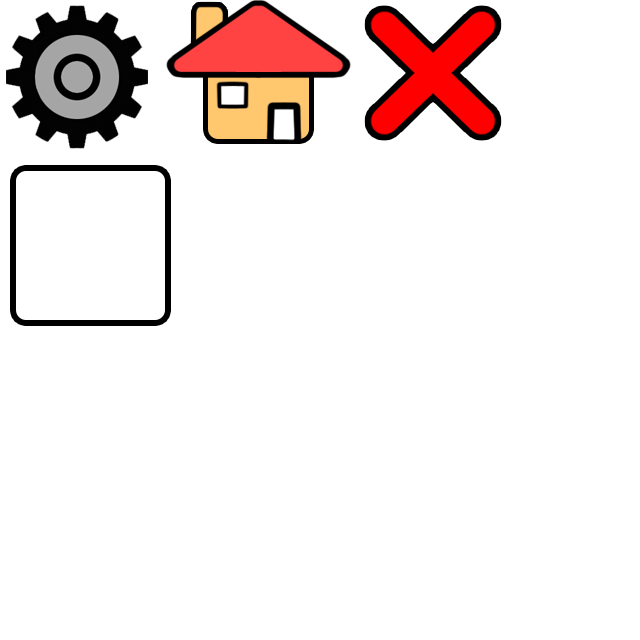
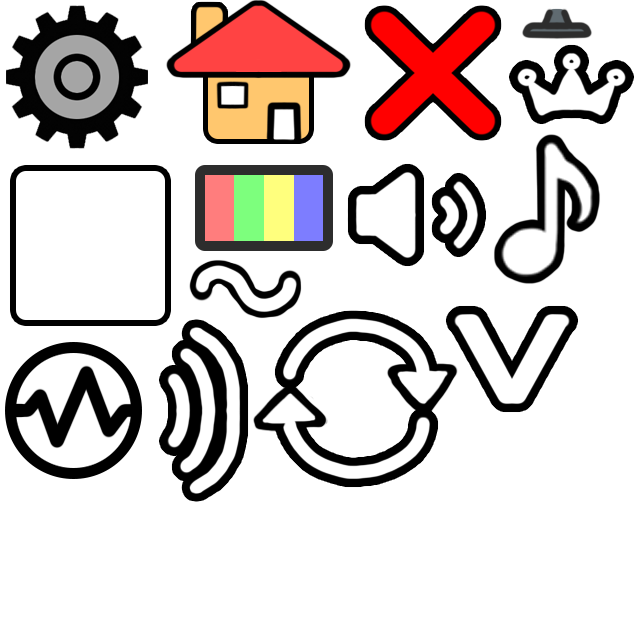
Layered file, before and after one edit (640 x 640). Changes by layer:
added group "V-Sync" with 5 layers above "SFX wave" over [5, 8, 634, 502]
added layer "Layer 16" in group "V-Sync" over [453, 313, 571, 405]
added layer "Layer 18" in group "V-Sync" over [262, 369, 449, 425]
added layer "Layer 19" in group "V-Sync" over [253, 363, 458, 432]
added layer "Sync arrows" in group "V-Sync" over [282, 318, 431, 480]
added group "SFX wave" with 1 layers above "SFX icon" over [166, 327, 241, 494]
added layer "Wave" (1st of 2, in "SFX wave") in group "SFX wave" over [166, 327, 241, 494]
added group "SFX icon" with 3 layers above "NoteWave" over [5, 342, 142, 479]
added layer "SFX mark copy" in group "SFX icon" over [5, 365, 136, 449]
added layer "SFX copy 2" in group "SFX icon" over [16, 353, 131, 468]
added layer "SFX copy" in group "SFX icon" over [5, 342, 142, 479]
added group "NoteWave" with 2 layers above "Note" over [189, 259, 302, 319]
added layer "Wave" (2nd of 2, in "NoteWave") in group "NoteWave" over [194, 264, 298, 313]
added layer "Layer 15" in group "NoteWave" over [189, 259, 302, 319]
added group "Note" (1st of 2) with 3 layers above "Master" over [5, 8, 634, 502]
added layer "Note" (2nd of 2, in "Note") in group "Note" over [493, 134, 600, 284]
added group "Master" with 3 layers above "SoundSetting" over [344, 52, 634, 325]
added layer "Crown" in group "Master" over [516, 52, 627, 117]
added group "SoundSetting" with 3 layers above "GraphicSetting" over [352, 163, 479, 267]
added layer "Waves" in group "SoundSetting" over [439, 180, 479, 250]
added layer "Megaphone" in group "SoundSetting" over [355, 171, 417, 259]
added group "GraphicSetting" with 6 layers above "Rounded Rectangle 1" over [189, 8, 593, 320]
added layer "Rounded Rectangle 2" in group "GraphicSetting" over [195, 165, 333, 251]
added layer "Layer 9" in group "GraphicSetting" over [203, 170, 326, 248]
…and 3 more changes (3 added)
